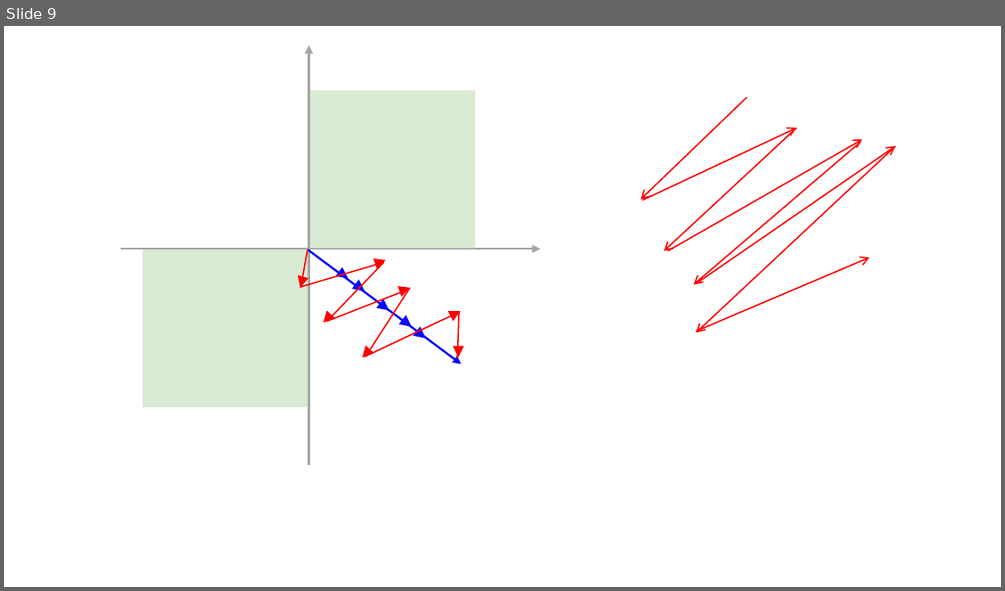
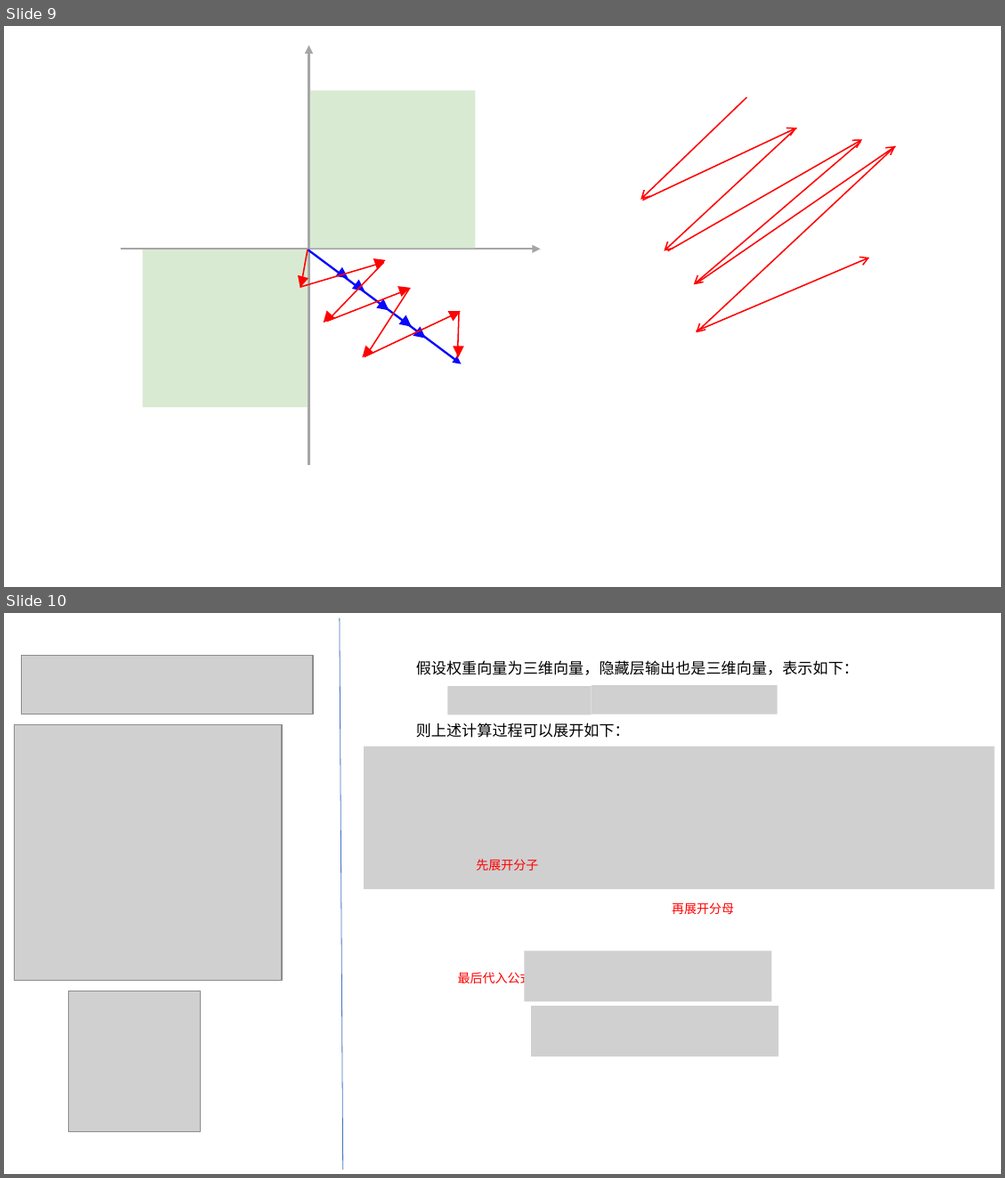
Before and after one commit to CastleDream/d2l_learning, a slide deck: 绘图.pptx. Shown one above the other, each under a label of ours: slide 9 before the commit, slides 9 and 10 after it. The pictures are 1005x591 and 1005x1178 pixels, drawn with LibreOffice and Linux fonts; fonts in the diff are those of the drawing; grey boxes stand for pictures. Boxes give left, top, right and bottom in pixels: in the first picture for what was removed or moved away, otherwise in the second. Text is boxed around its words. In the diff, an @@ line names an element or a change of style, - is before the commit and + after.

Commit message:
update

```diff
--- a/绘图.pptx
+++ b/绘图.pptx
@@ slide 10 added at bbox=[4, 613, 1001, 1174], background #FFFFFF @@
@@ line added from (340, 618) to (343, 1169), #4472C4 0.5 pt @@
@@ picture added at bbox=[21, 656, 313, 714] @@
@@ text added at bbox=[416, 660, 858, 675], 11 pt, text #000000 @@
+假设权重向量为三维向量，隐藏层输出也是三维向量，表示如下：
@@ picture added at bbox=[447, 686, 591, 714] @@
@@ picture added at bbox=[591, 686, 777, 714] @@
@@ picture added at bbox=[14, 724, 281, 980] @@
@@ text added at bbox=[416, 722, 630, 738], 11 pt, text #000000 @@
+则上述计算过程可以展开如下：
@@ picture added at bbox=[364, 747, 995, 889] @@
@@ text added at bbox=[476, 859, 538, 870], 9 pt, text #FF0000 @@
+先展开分子
@@ text added at bbox=[672, 902, 734, 914], 9 pt, text #FF0000 @@
+再展开分母
@@ picture added at bbox=[525, 951, 771, 1002] @@
@@ text added at bbox=[458, 970, 533, 986], 9 pt, text #FF0000 @@
+最后代入公式
@@ picture added at bbox=[68, 990, 200, 1131] @@
@@ picture added at bbox=[531, 1005, 778, 1056] @@
```
